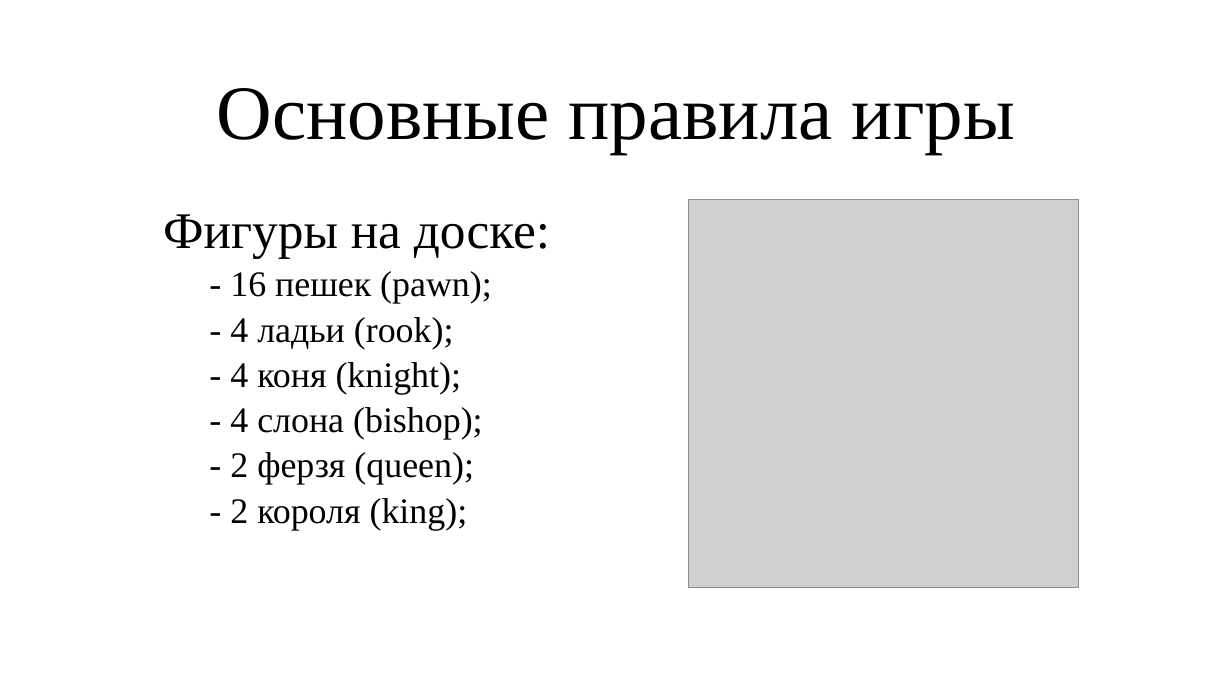
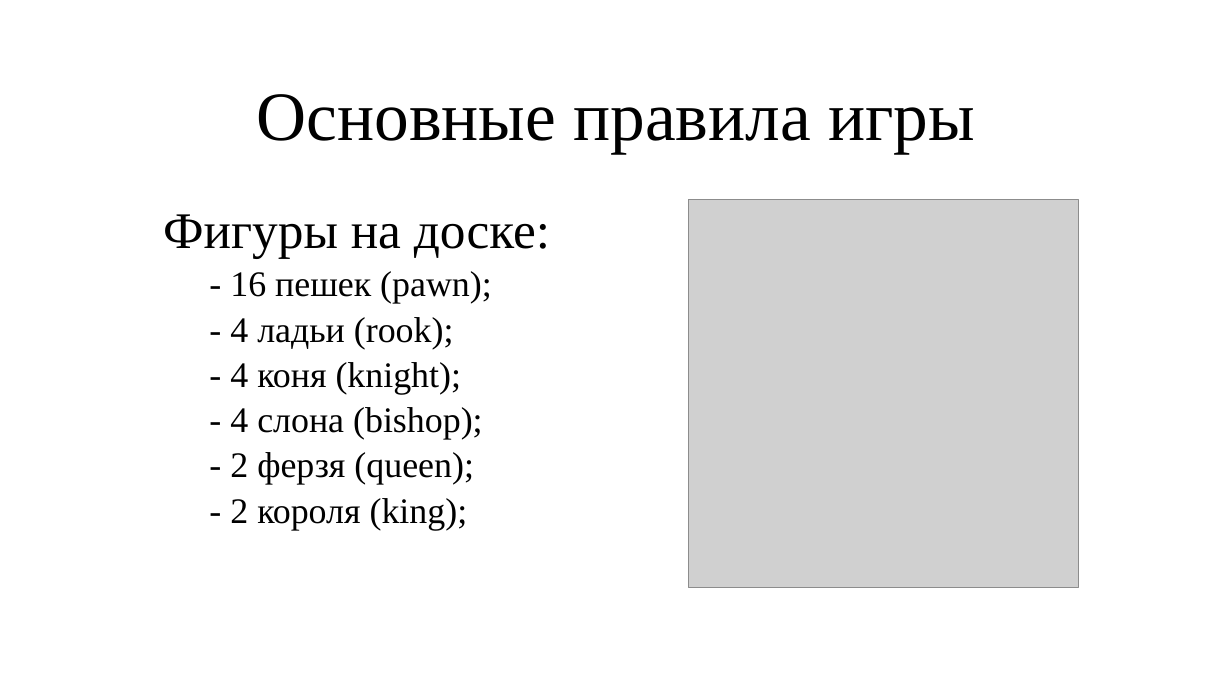
Before and after one commit to MrAnderson1110/Education, a slide deck: slide 2 of 5/OOP_V_term_paper/Презентация_ООП_АндреевД.И_z9431.pptx. Drawn at 1232x693 pixels with LibreOffice and Linux fonts; fonts in the diff are those of the drawing; grey boxes stand for pictures. Boxes give left, top, right and bottom in pixels: in the first picture for what was removed or moved away, otherwise in the second. Text is boxed around its words. In the diff, an @@ line names an element or a change of style, - is before the commit and + after.

```diff
--- a/5/OOP_V_term_paper/Презентация_ООП_АндреевД.И_z9431.pptx
+++ b/5/OOP_V_term_paper/Презентация_ООП_АндреевД.И_z9431.pptx
@@ title "Основные правила игры" at (x1=257, y1=94, x2=975, y2=154): size 60 to 54 pt @@
```
Also in this commit, not shown: 8 other slides changed, 2 slides added, 2 slides removed.
